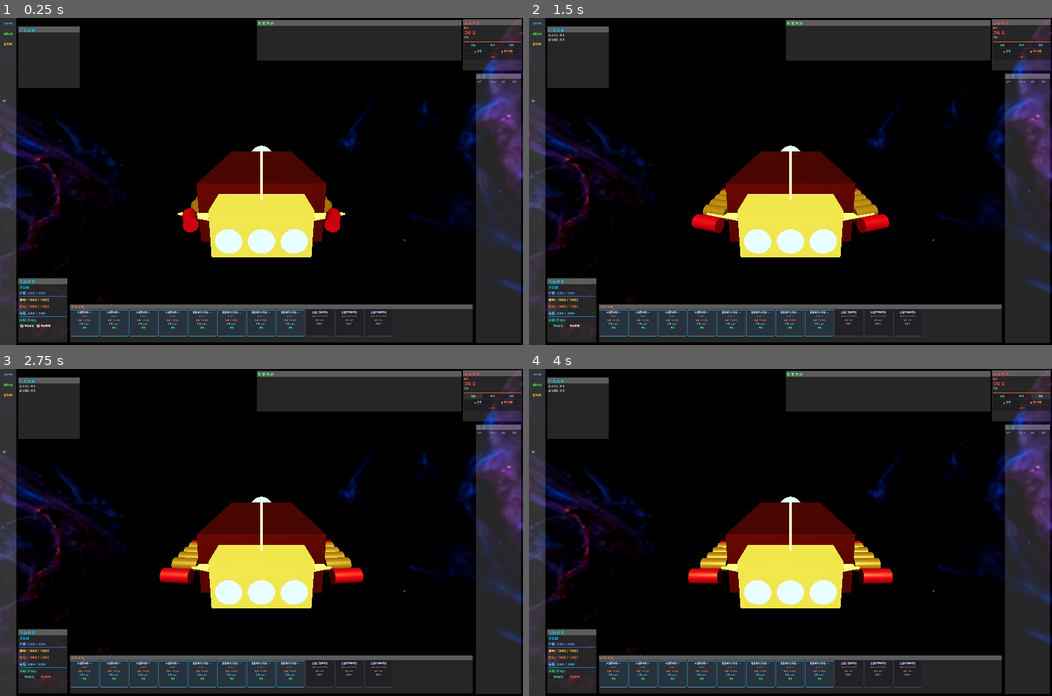
Above: before the commit, frames 1-4 (two rows, left to right).
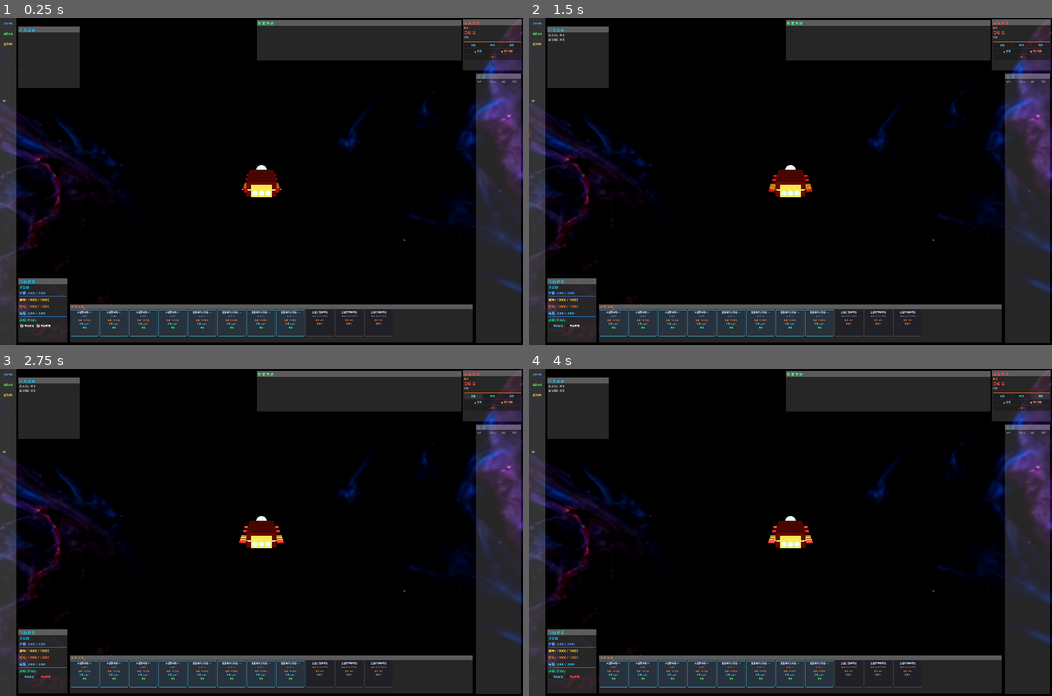
Above: after the commit, the same moments.

Repository: ZhanXuzhao/space-war
Game: Godot game, scene res://scenes/main.tscn
The game is run twice, just before and just after one commit, with the same random seed, the same clock (stepped at 60 frames per second) and the same inputs. The engine's default icon, where the game draws it, is replaced by a stand-in: a white triangle on a blue panel in a dark square.
Inputs:
- Up to frame 1 (0.25 s): no input
- Up to frame 2 (1.5 s): click "自动锁定" at 0.5 s; click "自动攻击" at 1.25 s
- Up to frame 3 (2.75 s): click "靠近" at 2 s
- Up to frame 4 (4 s): click "环绕" at 2.75 s; click "跃迁" at 3.5 s

The runs differ from the first frame. In frame 1, 7.2% of the frame differs, in the area x 34-66%, y 39-74%; in frame 2, 7.8%; in frame 3, 7.9%; in frame 4, 7.9%, in the area x 30-70%, y 39-74%.

Commit message:
调整飞船 尺寸

Diff:
--- a/resources/ship_data/ShipData.gd
+++ b/resources/ship_data/ShipData.gd
@@ -57,7 +57,7 @@
 	d.ship_class = ShipClass.FRIGATE
 	d.ship_name = "秃鹫级"
 	d.description = "灵活的轻型护卫舰，适合侦察和骚扰任务"
-	d.model_scale = 1.0
+	d.model_scale = 0.33
 	d.hull_hp = 800.0
 	d.armor_hp = 600.0
 	d.shield_hp = 800.0
@@ -84,7 +84,7 @@
 	d.ship_class = ShipClass.CRUISER
 	d.ship_name = "风暴级"
 	d.description = "多功能巡洋舰，火力与防御兼备"
-	d.model_scale = 5.0
+	d.model_scale = 1.67
 	d.hull_hp = 4000.0
 	d.armor_hp = 3000.0
 	d.shield_hp = 4000.0
@@ -111,7 +111,7 @@
 	d.ship_class = ShipClass.BATTLESHIP
 	d.ship_name = "末日级"
 	d.description = "重型战列舰，拥有毁灭性的火力和坚不可摧的装甲"
-	d.model_scale = 10.0
+	d.model_scale = 3.33
 	d.hull_hp = 12000.0
 	d.armor_hp = 10000.0
 	d.shield_hp = 8000.0
